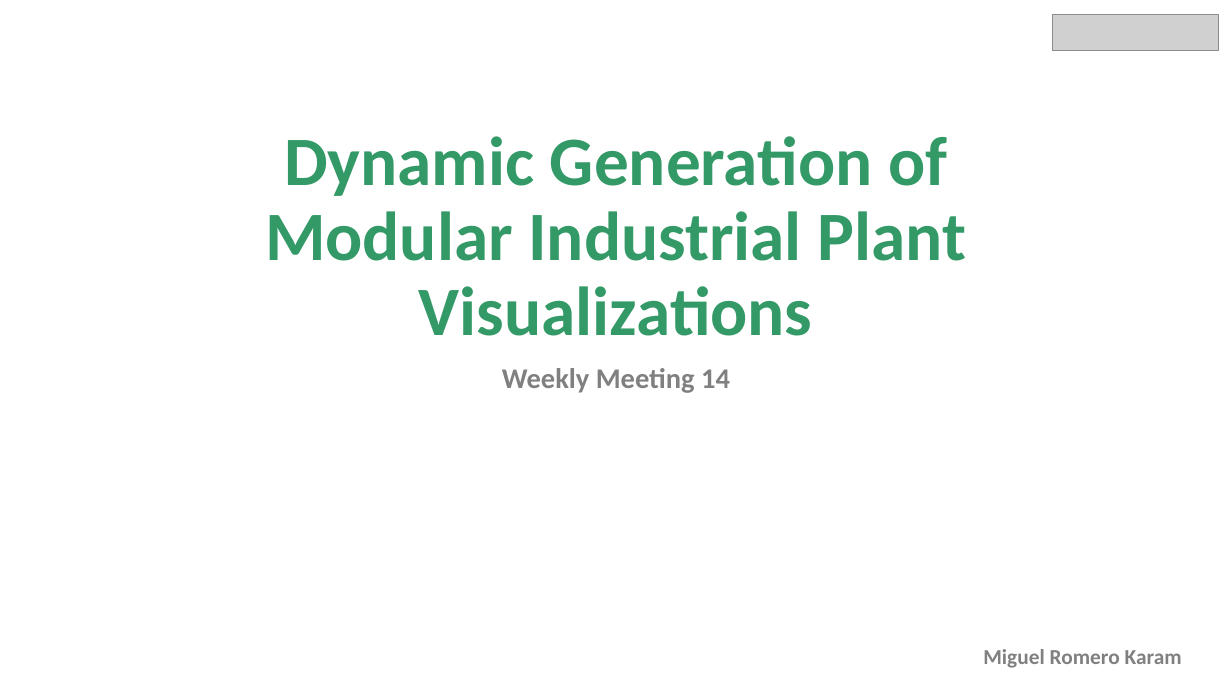
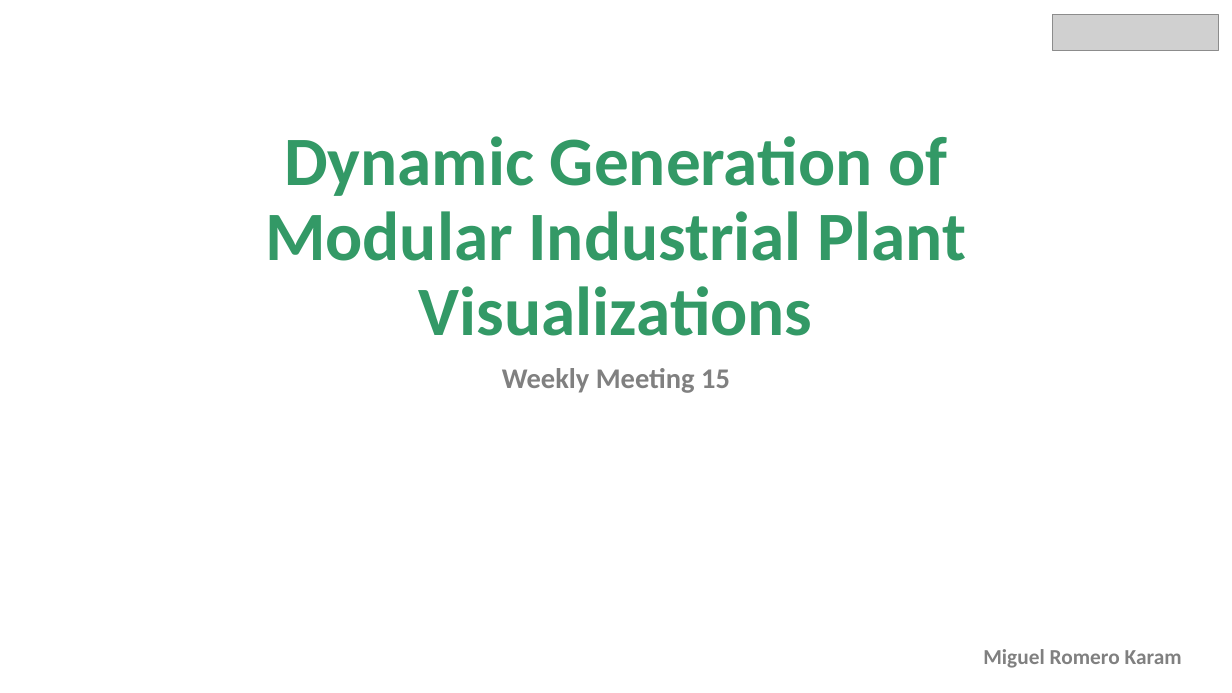
Before and after one commit to miguelrk/tum-mw-bachelorarbeit, a slide deck: slide 1 of 3 Entwicklungsphase/weekly_meeting_15.pptx. Drawn at 1232x693 pixels with LibreOffice and Linux fonts; fonts in the diff are those of the drawing; grey boxes stand for pictures. Boxes give left, top, right and bottom in pixels: in the first picture for what was removed or moved away, otherwise in the second. Text is boxed around its words. In the diff, an @@ line names an element or a change of style, - is before the commit and + after.

```diff
--- a/3 Entwicklungsphase/weekly_meeting_15.pptx
+++ b/3 Entwicklungsphase/weekly_meeting_15.pptx
@@ subtitle at (502, 368, 730, 393): text changed @@
-Weekly Meeting 14
+Weekly Meeting 15
```
Also in this commit, not shown: 2 other slides changed, 14 other files.
